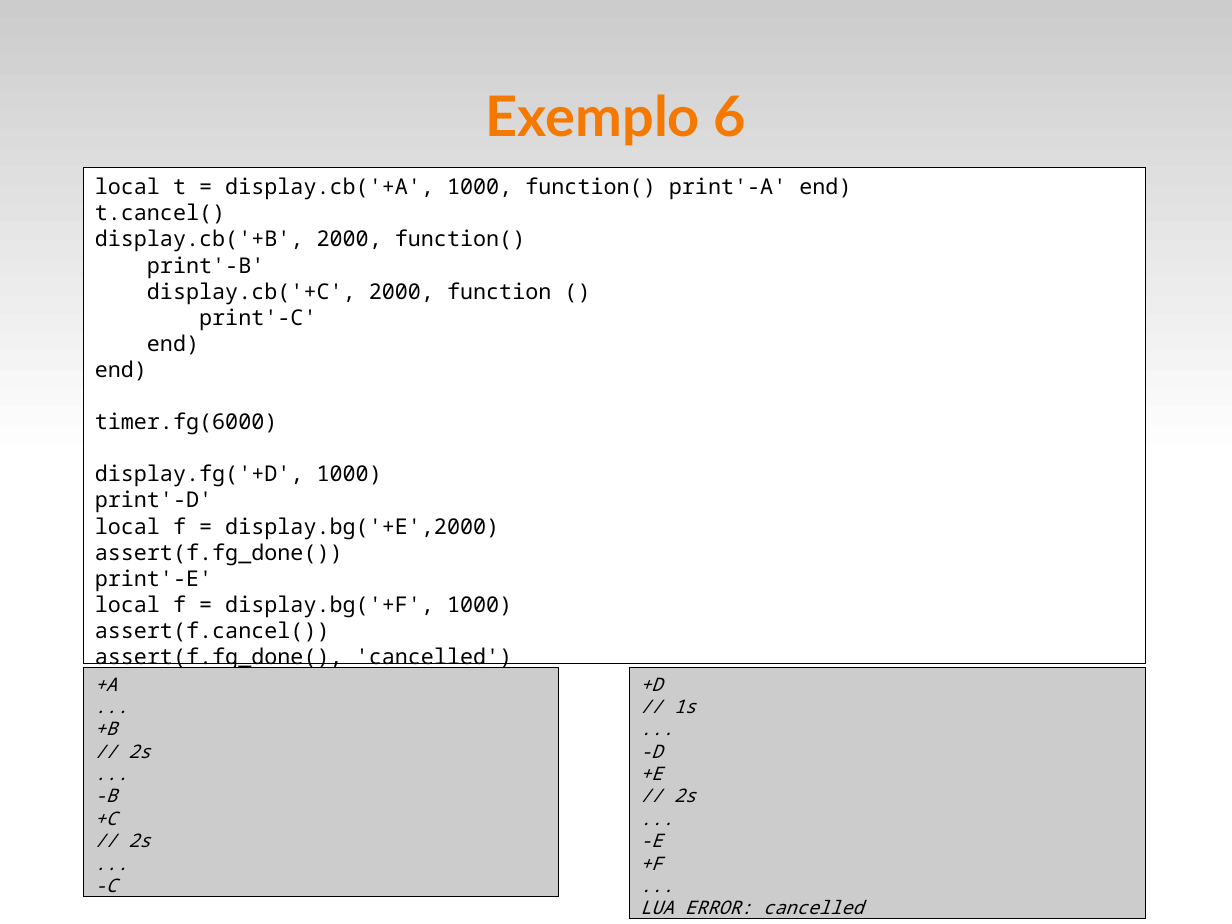
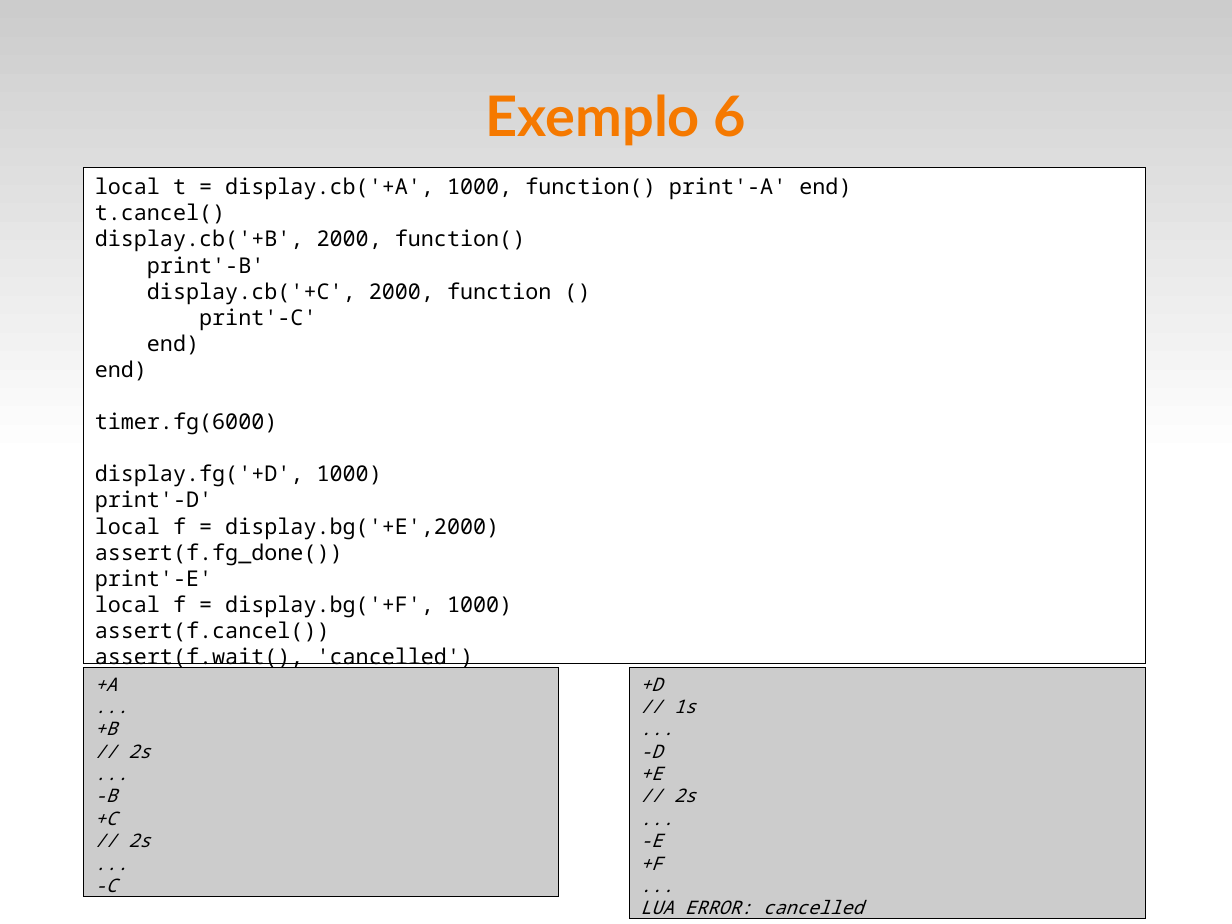
Before and after one commit to fsantanna/events, a slide deck: slide 21 of evt.odp. Drawn at 1232x924 pixels with LibreOffice and Linux fonts; fonts in the diff are those of the drawing. Boxes give left, top, right and bottom in pixels: in the first picture for what was removed or moved away, otherwise in the second. Text is boxed around its words. In the diff, an @@ line names an element or a change of style, - is before the commit and + after.

Commit message:
(^) fg_done => wait

```diff
--- a/evt.odp
+++ b/evt.odp
@@ text in rectangle at [95,647,474,670]: text changed @@
-assert(f.fg_done(), 'cancelled')
+assert(f.wait(), 'cancelled')
```
Also in this commit, not shown: 5 other slides changed, 4 other files.
